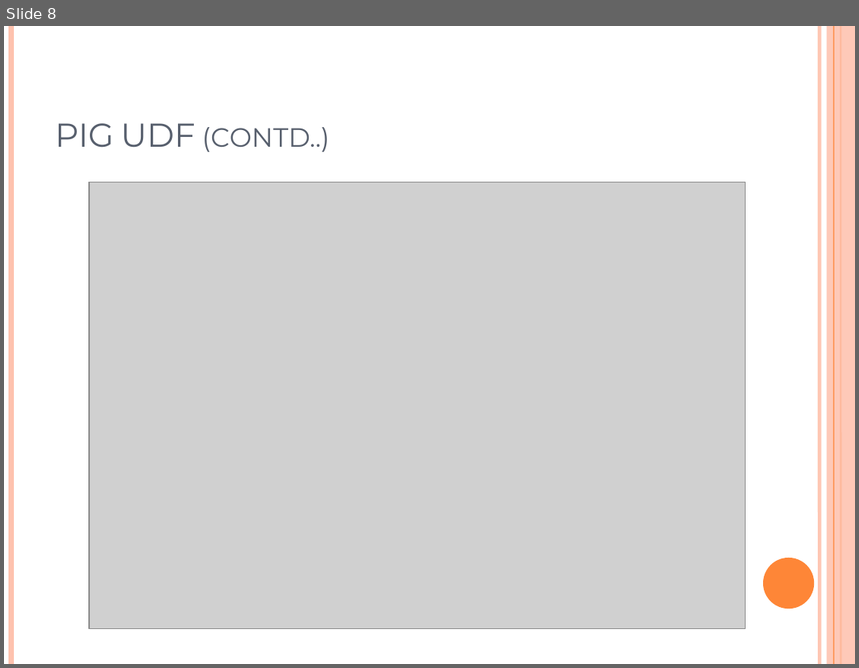
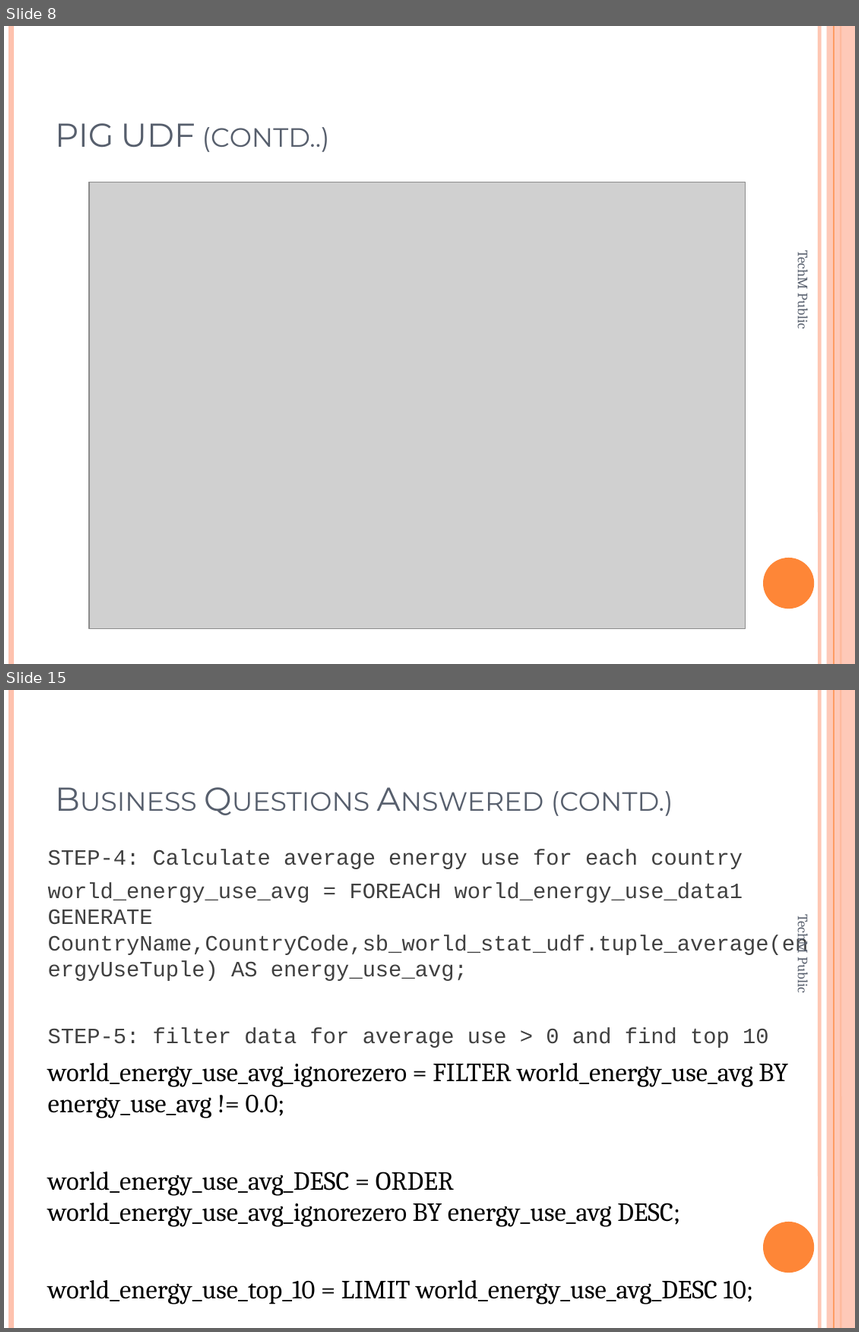
Before and after one commit to Shubhro27/Case-Studies, a slide deck: Analyzing_World_Data_using PIG.pptx. Shown one above the other, each under a label of ours: slide 8 before the commit, slides 8 and 15 after it; the slides between them are not shown. The pictures are 859x668 and 859x1332 pixels, drawn with LibreOffice and Linux fonts; fonts in the diff are those of the drawing; grey boxes stand for pictures. Boxes give left, top, right and bottom in pixels: in the first picture for what was removed or moved away, otherwise in the second. Text is boxed around its words. In the diff, an @@ line names an element or a change of style, - is before the commit and + after.

```diff
--- a/Analyzing_World_Data_using PIG.pptx
+++ b/Analyzing_World_Data_using PIG.pptx
@@ slide 15 added at <box>4,690,855,1328</box>, background #FFFFFF; not listed: 6 template elements that a slide beside it also shows @@
@@ title added at <box>551,791,674,816</box>, 28 pt, text #575F6D, small capitals @@
+Business Questions Answered (contd.)
@@ text added at <box>48,849,809,1305</box>, 18.5 pt, text #404040 @@
+STEP-4: Calculate average energy use for each country
+world_energy_use_avg = FOREACH world_energy_use_data1 GENERATE CountryName,CountryCode,sb_world_stat_udf.tuple_average(energyUseTuple) AS energy_use_avg;
+STEP-5: filter data for average use > 0 and find top 10
+world_energy_use_avg_ignorezero = FILTER world_energy_use_avg BY energy_use_avg != 0.0;
+world_energy_use_avg_DESC = ORDER world_energy_use_avg_ignorezero BY energy_use_avg DESC;
+world_energy_use_top_10 = LIMIT world_energy_use_avg_DESC 10;
@@ text added at <box>794,918,813,992</box>, 12 pt, text #575F6D @@
+TechM Public
@@ slide 8 changed as well @@
@@ text added at <box>794,254,813,328</box>, 12 pt, text #575F6D @@
+TechM Public
```
Also in this commit, not shown: 14 other slides changed, 34 other slides added, 7 slides removed.
